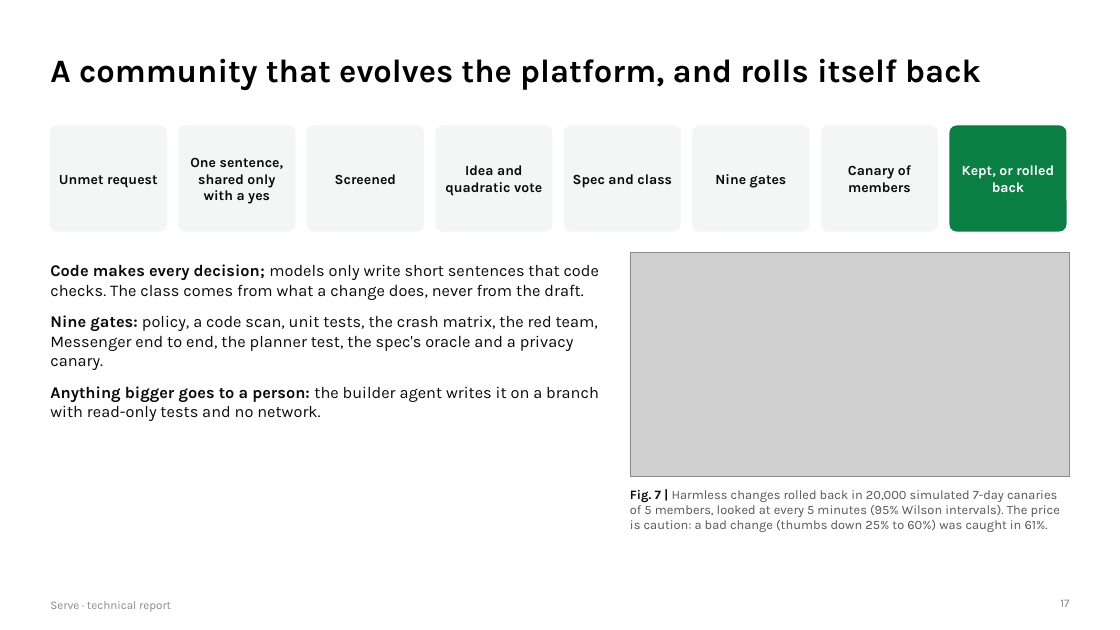
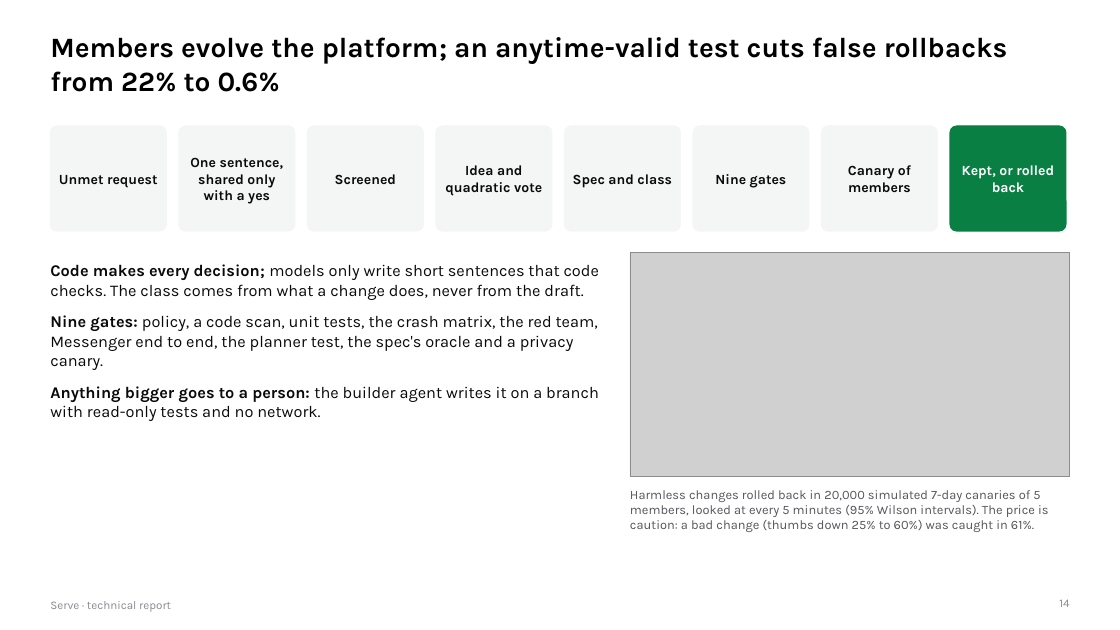
Before and after one commit to gino6178/serve-meta-hackathon, a slide deck: slide 14 of submission/pdf/serve_technical_report.pptx (slide 17 before the commit). Drawn at 1120x630 pixels with LibreOffice and Linux fonts; fonts in the diff are those of the drawing; grey boxes stand for pictures. Boxes give left, top, right and bottom in pixels: in the first picture for what was removed or moved away, otherwise in the second. Text is boxed around its words. In the diff, an @@ line names an element or a change of style, - is before the commit and + after.

```diff
--- a/submission/pdf/serve_technical_report.pptx
+++ b/submission/pdf/serve_technical_report.pptx
@@ title at [50,37,1008,92]: text changed; size 28 to 24 pt @@
-A community that evolves the platform, and rolls itself back
+Members evolve the platform; an anytime-valid test cuts false rollbacks from 22% to 0.6%
@@ text at [630,490,1049,532]: text changed @@
-Fig. 7 | Harmless changes rolled back in 20,000 simulated 7-day canaries of 5 members, looked at every 5 minutes (95% Wilson intervals). The price is caution: a bad change (thumbs down 25% to 60%) was caught in 61%.
+Harmless changes rolled back in 20,000 simulated 7-day canaries of 5 members, looked at every 5 minutes (95% Wilson intervals). The price is caution: a bad change (thumbs down 25% to 60%) was caught in 61%.
@@ page number at [1059,599,1069,607]: text changed @@
-17
+14
```
Also in this commit, not shown: 36 other slides changed, 7 slides added, 3 slides removed, 4 other files.
